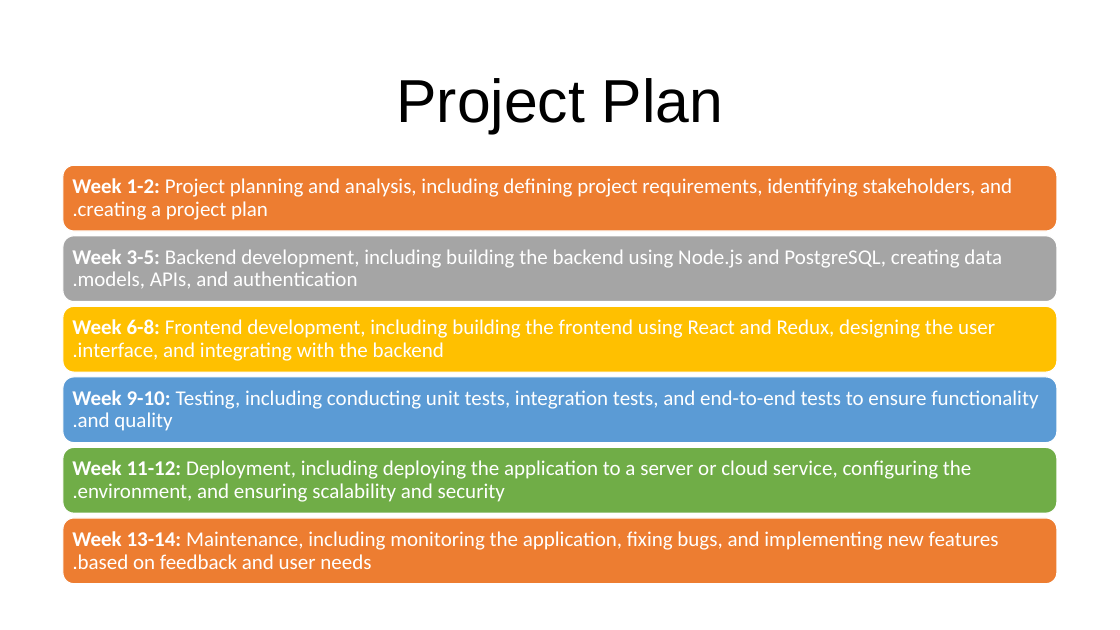
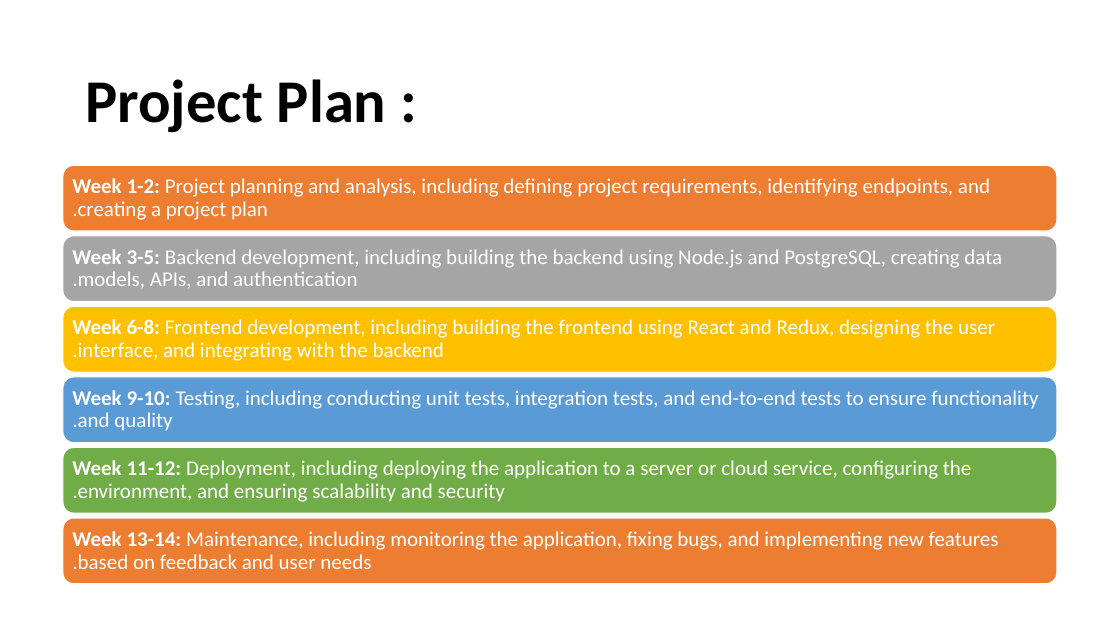
Before and after one commit to roone858/School-Managment-System, a slide deck: slide 6 of docs/school managment system.pptx. Drawn at 1120x630 pixels with LibreOffice and Linux fonts; fonts in the diff are those of the drawing. Boxes give left, top, right and bottom in pixels: in the first picture for what was removed or moved away, otherwise in the second. Text is boxed around its words. In the diff, an @@ line names an element or a change of style, - is before the commit and + after.

```diff
--- a/docs/school managment system.pptx
+++ b/docs/school managment system.pptx
@@ title at <box>85,79,386,133</box>: text changed; font Arial to Calibri; bold on @@
-Project Plan
+Project Plan :
@@ text at <box>72,178,990,220</box>: text changed @@
-Week 1-2: Project planning and analysis, including defining project requirements, identifying stakeholders, and creating a project plan.
+Week 1-2: Project planning and analysis, including defining project requirements, identifying endpoints, and creating a project plan.
```
Also in this commit, not shown: 3 other slides changed, 5 slides added, 3 slides removed, 9 other files.
